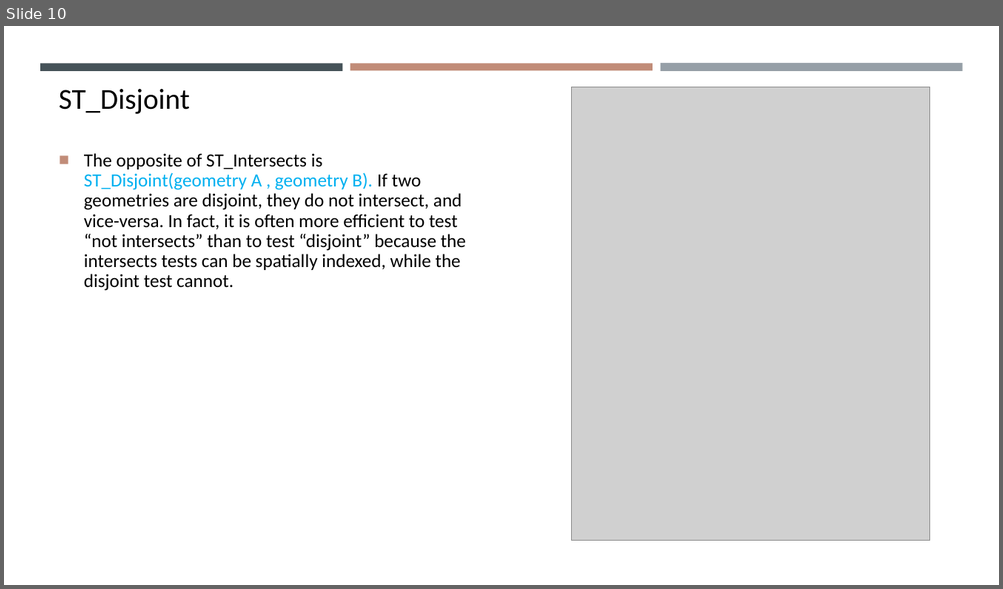
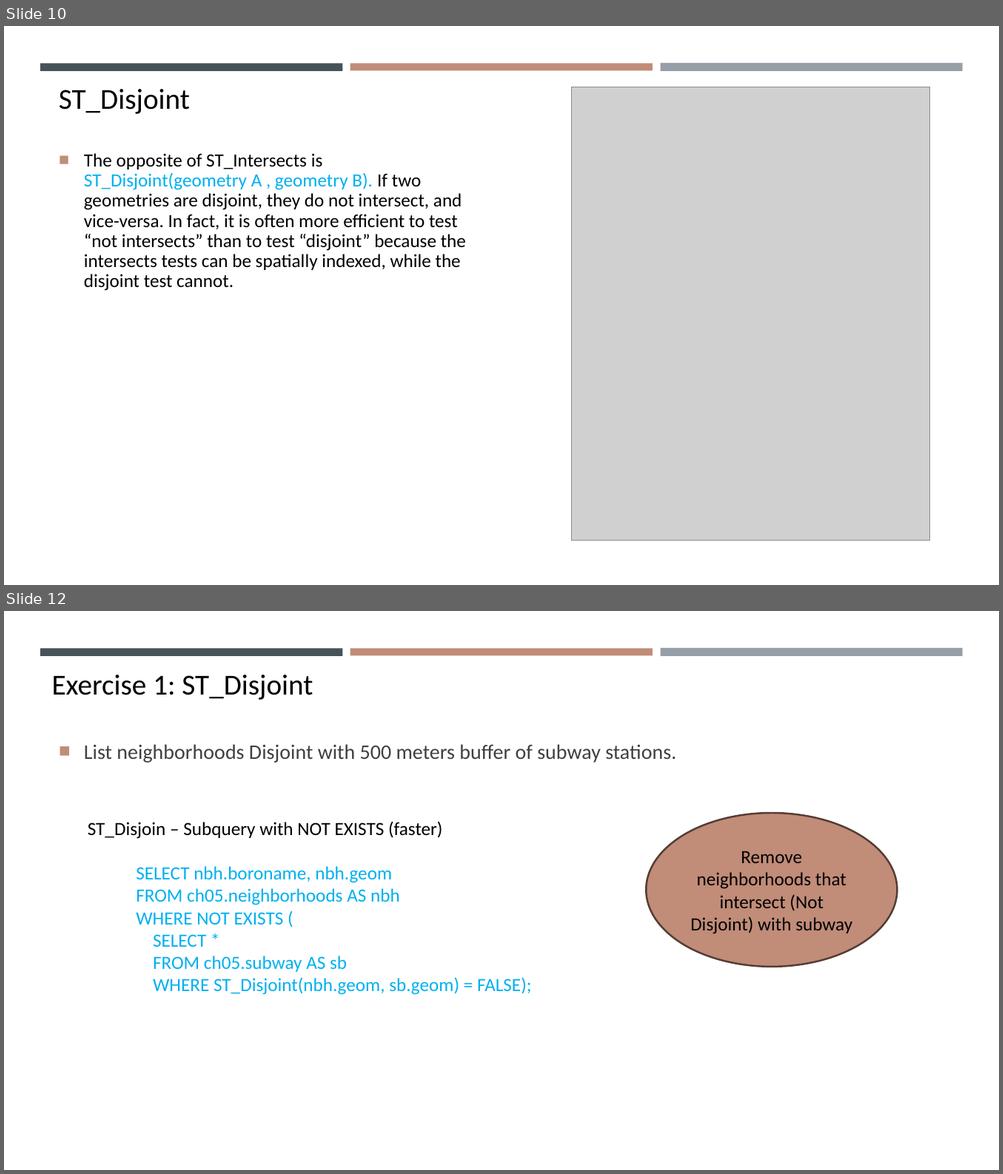
Before and after one commit to gisynw/ssj-376, a slide deck: docs/Lectures/Week05/Week05_Park02.pptx. Shown one above the other, each under a label of ours: slide 10 before the commit, slides 10 and 12 after it; the slides between them are not shown. The pictures are 1003x589 and 1003x1174 pixels, drawn with LibreOffice and Linux fonts; fonts in the diff are those of the drawing; grey boxes stand for pictures. Boxes give left, top, right and bottom in pixels: in the first picture for what was removed or moved away, otherwise in the second. Text is boxed around its words. In the diff, an @@ line names an element or a change of style, - is before the commit and + after.

```diff
--- a/docs/Lectures/Week05/Week05_Park02.pptx
+++ b/docs/Lectures/Week05/Week05_Park02.pptx
@@ slide 12 added at box(4, 611, 999, 1170), background #FFFFFF; not listed: 3 template elements that a slide beside it also shows @@
@@ text added at box(52, 675, 313, 700), 28 pt, text #000000 @@
+Exercise 1: ST_Disjoint
@@ text added at box(84, 744, 676, 763), 20 pt, text #404040 @@
+■ List neighborhoods Disjoint with 500 meters buffer of subway stations.
@@ text added at box(88, 821, 532, 995), 18 pt, text #00B0F0 @@
+ST_Disjoin – Subquery with NOT EXISTS (faster)
+    SELECT nbh.boroname, nbh.geom
+    FROM ch05.neighborhoods AS nbh
+    WHERE NOT EXISTS (
+    SELECT *
+    FROM ch05.subway AS sb
+    WHERE ST_Disjoint(nbh.geom, sb.geom) = FALSE);
@@ ellipse added at box(646, 813, 896, 967), fill #C18C78, outline #553D35 1.75 pt, 18 pt, text #000000 @@
+Remove neighborhoods that intersect (Not Disjoint) with subway
```
Also in this commit, not shown: 8 slides changed, 6 other slides added, 4 slides removed, 2 other files.
